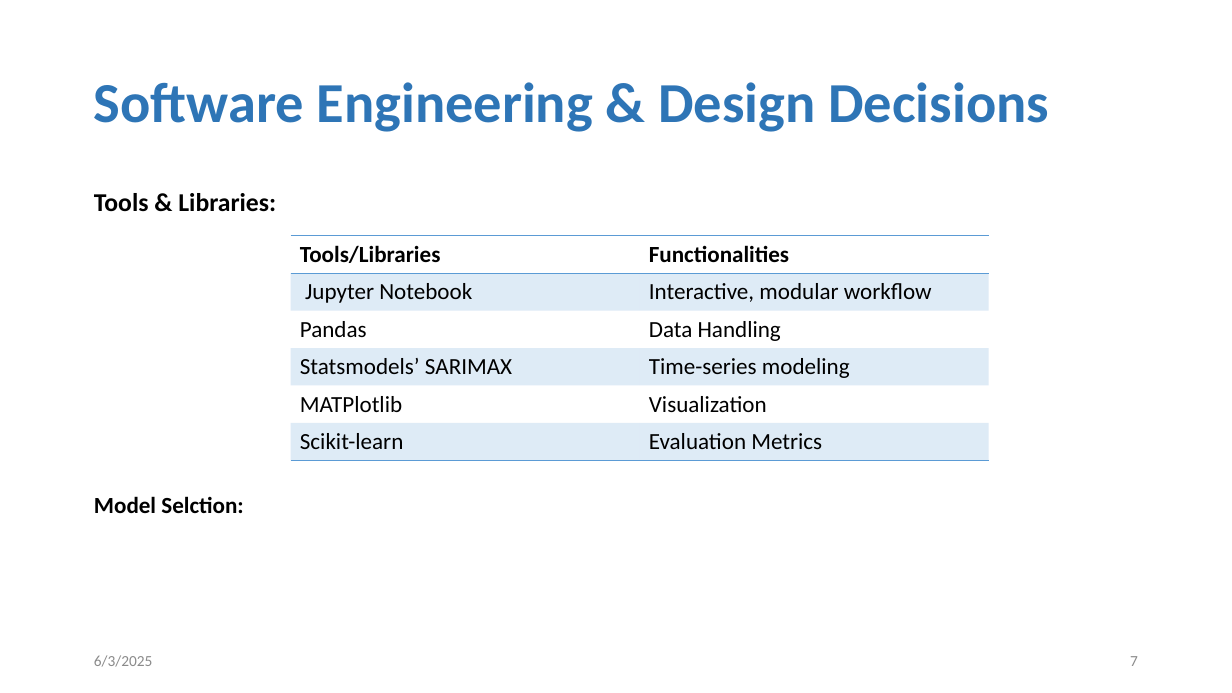
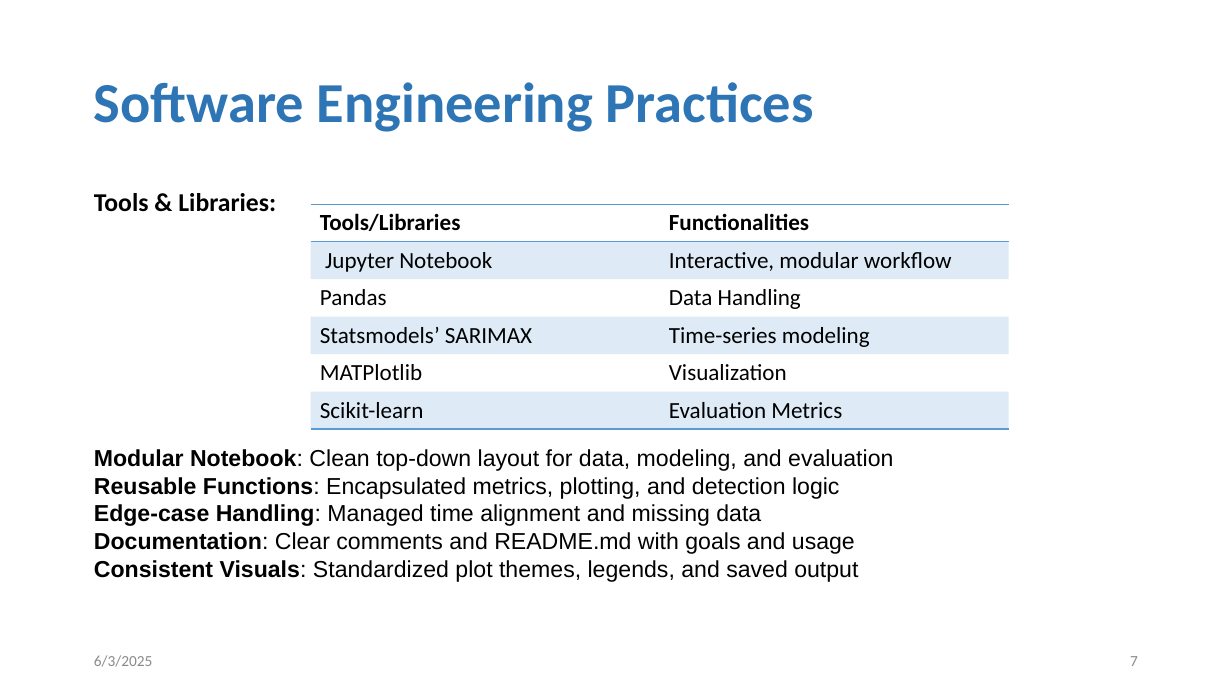
Before and after one commit to tanjilaahmed2/cesnet-anomaly-detection, a slide deck: slide 7 of LBNL Panel Interview_Tanjila.pptm. Drawn at 1232x693 pixels with LibreOffice and Linux fonts; fonts in the diff are those of the drawing. Boxes give left, top, right and bottom in pixels: in the first picture for what was removed or moved away, otherwise in the second. Text is boxed around its words. In the diff, an @@ line names an element or a change of style, - is before the commit and + after.

```diff
--- a/LBNL Panel Interview_Tanjila.pptm
+++ b/LBNL Panel Interview_Tanjila.pptm
@@ title at box(94, 82, 814, 132): text changed @@
-Software Engineering & Design Decisions
+Software Engineering Practices
@@ table: place and size @@
-table at box(291, 236, 990, 457)
+table at box(311, 204, 1009, 426)
@@ text at box(94, 449, 893, 582): text changed; font Calibri to Arial; bold off @@
-Model Selction:
+Modular Notebook: Clean top-down layout for data, modeling, and evaluation
+Reusable Functions: Encapsulated metrics, plotting, and detection logic
+Edge-case Handling: Managed time alignment and missing data
+Documentation: Clear comments and README.md with goals and usage
+Consistent Visuals: Standardized plot themes, legends, and saved output
```
Also in this commit, not shown: 11 other slides changed, 1 slide removed.
